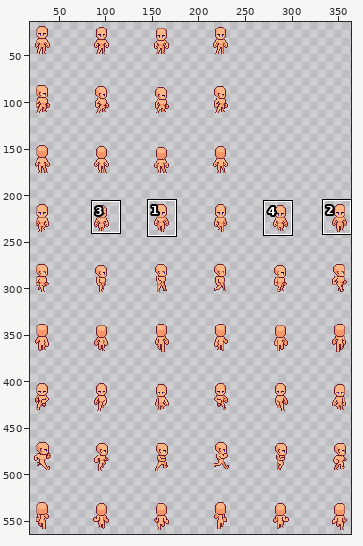
Two versions of one pixel-art file, Assets/Textures/Characters/template.aseprite. Above: a wide view before the commit, with the close-up outlined.
Close-up. Old version:
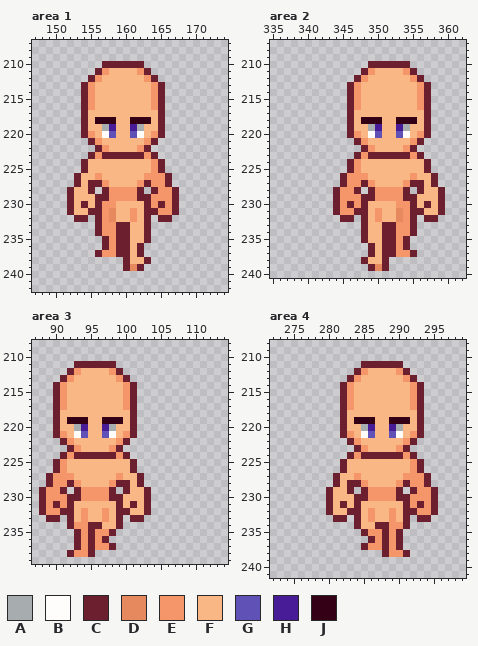
400x576 pixels, 1 frame. Shown: area 1: x 147..174, y 207..242; area 2: x 335..362, y 207..240; area 3: x 87..114, y 208..239; area 4: x 272..299, y 208..241. The wide view leaves out empty margins. The commit also changed other parts of the picture, which this record leaves out.
Visible layers, top first: "Head", "Torso", "Legs", "Feet".
Palette (. is transparent): A #a7acae  B #fffcfc  C #6c1f2f  D #e7895f  E #f4956a  F #fab786  G #6051b6  H #471c96  J #330015
Pixels before, area 1, first column x 152:
210 .....CCCCCC.....
211 ....CEFFFFEC....
212 ...CEFFFFFFEC...
213 ..CEFFFFFFFFEC..
214 ..CEFFFFFFFFEC..
215 ..CEFFFFFFFFEC..
216 ..CEFFFFFFFFEC..
217 ..CFFFFFFFFFFC..
218 ..CFJJJFFJJJFC..
219 ..CFFAHFFHAFFC..
220 ..CEFBGFFGBFEC..
221 ...CEFFFFFFEC...
222 ....CEFFFFEC....
223 ...CECCCCCCEC...
224 ..CFFFFFFFFFEC..
225 ..CFFFFFFFFFEC..
226 .CFFEFFFFFFEEEC.
227 .CFCCEFFFFECEEC.
228 CFFC.CEEEEC.CEEC
229 CFFFCCEEEECCEEEC
230 CFCFCEEFFFFCECEC
231 CFFCCEDFFEFCCEEC
232 .CC.CEDFFEFC.CC.
233 ....CEECCFFC....
234 ....CEECCFFC....
235 .....CECCFFC....
236 .....CECCFC.....
237 ....CEECCFC.....
238 ........CFFC....
239 ........CDC.....
Pixels before, area 2, first column x 344:
210 .....CCCCCC.....
211 ....CEFFFFEC....
212 ...CEFFFFFFEC...
213 ..CEFFFFFFFFEC..
214 ..CEFFFFFFFFEC..
215 ..CEFFFFFFFFEC..
216 ..CEFFFFFFFFEC..
217 ..CFFFFFFFFFFC..
218 ..CFJJJFFJJJFC..
219 ..CFFAHFFHAFFC..
220 ..CEFBGFFGBFEC..
221 ...CEFFFFFFEC...
222 ....CEFFFFEC....
223 ...CECCCCCCEC...
224 ..CEFFFFFFFFFC..
225 ..CEFFFFFFFFFC..
226 .CEEEFFFFFFEFFC.
227 .CEECEFFFFECCFC.
228 CEEC.CEEEEC.CFFC
229 CEEECCEEEECCFFFC
230 CECECFFFFEECFCFC
231 CEECCFEFFDECCFFC
232 .CC.CFEFFDEC.CC.
233 ....CFFCCEEC....
234 ....CFFCCEEC....
235 ....CFFCCEC.....
236 .....CFCCEC.....
237 .....CFCCEEC....
238 ....CFFC........
239 .....CDC........
Pixels before, area 3, first column x 88:
211 .....CCCCCC.....
212 ....CEFFFFEC....
213 ...CEFFFFFFEC...
214 ..CEFFFFFFFFEC..
215 ..CEFFFFFFFFEC..
216 ..CEFFFFFFFFEC..
217 ..CEFFFFFFFFEC..
218 ..CFFFFFFFFFFC..
219 ..CFJJJFFJJJFC..
220 ..CFFAHFFHAFFC..
221 ..CEFBGFFGBFEC..
222 ...CEFFFFFFEC...
223 ....CEFFFFEC....
224 ...CECCCCCCEC...
225 ..CEFFFFFFFFFC..
226 ..CEFFFFFFFFFC..
227 .CEEEFFFFFFEFFC.
228 .CEECEFFFFECCFC.
229 CEEC.CEEEEC.CFFC
230 CEEECCEEEECCFFFC
231 CECECFFFFFFCFCFC
232 CEECCFEFFEFCCFFC
233 .CC.CFEFFEFC.CC.
234 ....CEECCFFC....
235 .....CECEEC.....
236 .....CECEC......
237 .....CECEEC.....
238 ....CEEC........
Pixels before, area 4, first column x 280:
211 .....CCCCCC.....
212 ....CEFFFFEC....
213 ...CEFFFFFFEC...
214 ..CEFFFFFFFFEC..
215 ..CEFFFFFFFFEC..
216 ..CEFFFFFFFFEC..
217 ..CEFFFFFFFFEC..
218 ..CFFFFFFFFFFC..
219 ..CFJJJFFJJJFC..
220 ..CFFAHFFHAFFC..
221 ..CEFBGFFGBFEC..
222 ...CEFFFFFFEC...
223 ....CEFFFFEC....
224 ...CECCCCCCEC...
225 ..CFFFFFFFFFEC..
226 ..CFFFFFFFFFEC..
227 .CFFEFFFFFFEEEC.
228 .CFCCEFFFFECEEC.
229 CFFC.CEEEEC.CEEC
230 CFFFCCEEEECCEEEC
231 CFCFCFFFFFFCECEC
232 CFFCCFEFFEFCCEEC
233 .CC.CFEFFEFC.CC.
234 ....CFFCCEEC....
235 .....CEECEC.....
236 ......CECEC.....
237 .....CEECEC.....
238 ........CEEC....
After:
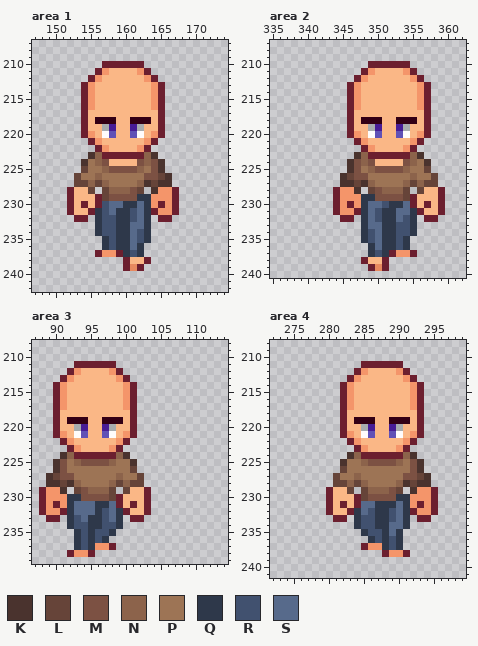
Colours new in this view: K #4a332e  L #664439  M #7c5143  N #8c634b  P #9d7455  Q #2e384a  R #41516f  S #576a8b
The exact change:
layer "Pants" now shown
layer "Shirt" now shown
Changed rows in their new state; - is an unchanged pixel.
Area 1, layers "Shirt", "Pants":
first column x 153:
223 --KN------NK--
224 -KPNM----MNMK-
225 -LPPNMMMMNPMK-
226 LPPNPPPPPPMMLK
227 LLNLNPPPPNKLKK
228 --L-LNNNML-K--
229 ----LMMMMQQ---
230 ----RSSQQSQ---
231 ---QRSQQRSQ---
232 ---QRRQQRSQ---
233 ---QRRQQSSQ---
234 ---QRRQQSRQ---
235 ----QRQQSRQ---
236 ----QRQQSQ----
237 -------QRQ----
Area 2, layers "Shirt", "Pants":
first column x 345:
223 --KN------NK--
224 -KMNM----MNPK-
225 -KMPNMMMMNPPL-
226 KLMMPPPPPPNPPL
227 KKLKNPPPPNLNLL
228 --K-LMNNNL-L--
229 ---QQMMMML----
230 ---QSSRQQS----
231 ---QSRQQSSQ---
232 ---QSRQQSRQ---
233 ---QSSQQRRQ---
234 ---QRSQQRRQ---
235 ---QRSQQRQ----
236 ----QSQQRQ----
237 ----QRQ-------
Area 3, layers "Shirt", "Pants":
first column x 89:
224 --KN------NK--
225 -KMPNMMMMNPPK-
226 -KMPPPPPPPPPL-
227 KLMMPPPPPPNPPL
228 KKLKNPPPPNLNLL
229 --K-LMNNNL-L--
230 ---QQMMMML----
231 ---QSSSQQS----
232 ---QSSSQRSQ---
233 ---QRSQQRSQ---
234 ---QRRQQRRQ---
235 ----QRQRRQ----
236 ----QRQRQ-----
237 ----QRQ-------
Area 4, layers "Shirt", "Pants":
first column x 281:
224 --KN------NK--
225 -KPPNMMMMNPMK-
226 -LPPPPPPPPPMK-
227 LPPNPPPPPPMMLK
228 LLNLNPPPPNKLKK
229 --L-LNNNML-K--
230 ----LMMMMQQ---
231 ----SSQQQSQ---
232 ---QSRQQRSQ---
233 ---QRRQQRSQ---
234 ---QRRQQSSQ---
235 ----QRRQSQ----
236 -----QRQRQ----
237 -------QRQ----
